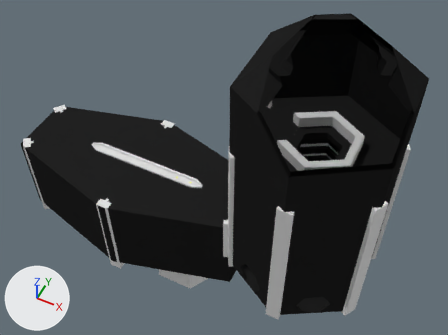
The Blender file BipolarAlpha/Assets/Resources/Models/Rooms/FurnaceRoom.blend, before and after one commit.
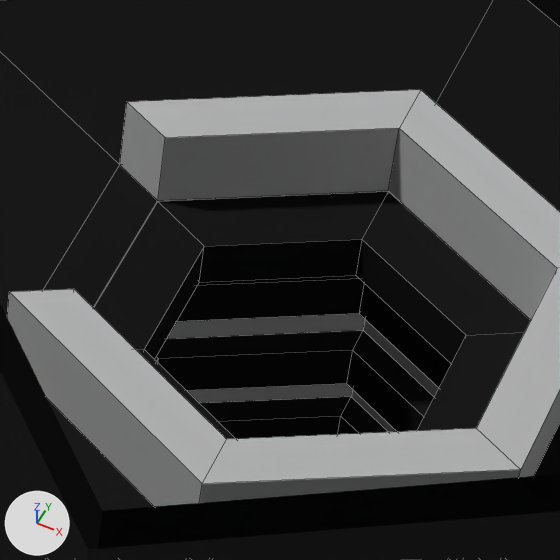
Each version is shown whole from a camera (50 mm lens) standing at (6.7, -26.8, 37.7) and looking at (-7.0, 0.6, 3.5), then close up on the part from 62% to 79% of the width and 29% to 53% of the height. Arrows for +X, +Y and +Z are at lower left; the lights stay in place. The close-ups show mesh edges as thin lines. Everything nearer to the camera than a plane just in front of the edit is cut away.

Names of what the first close-up shows: 'Elevator Duct', 'RecyclyingFacility37'.
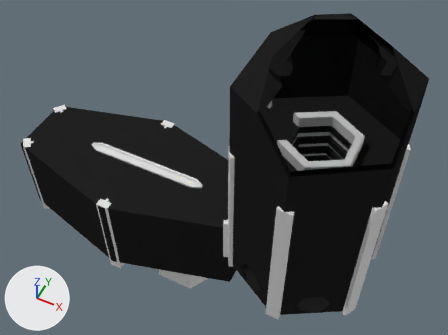
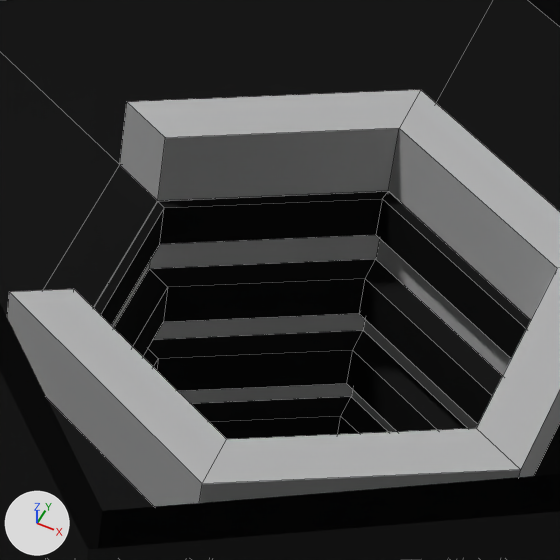
Changed parts and their boxes [x1, y1, x2, y2] in the close-ups (560 x 560 px; the box of a moved part takes in the faces that stretch with it):
part 1 of me_cylinder_004, moved or reshaped
    before: [94, 191, 531, 439]
    after: [94, 191, 531, 358]

What the commit changed:
me_cylinder_004 has 366 vertices, 324 faces and spans x -1.74..1.74, y -2.01..2.01, z -1.0..2.72.
me_cylinder_004 is used by ob_elevator_duct; parent ob_recyclyingfacility37; location (0.0, 0.0, 0.653); scale (2.73, 2.73, 3.54).
me_cylinder_004 part 1: all 12 vertices in x -0.46..0.46, y -0.54..0.54, z 2.36..2.49 are scaled about the mesh origin by (1.39, 1.39, 1).
